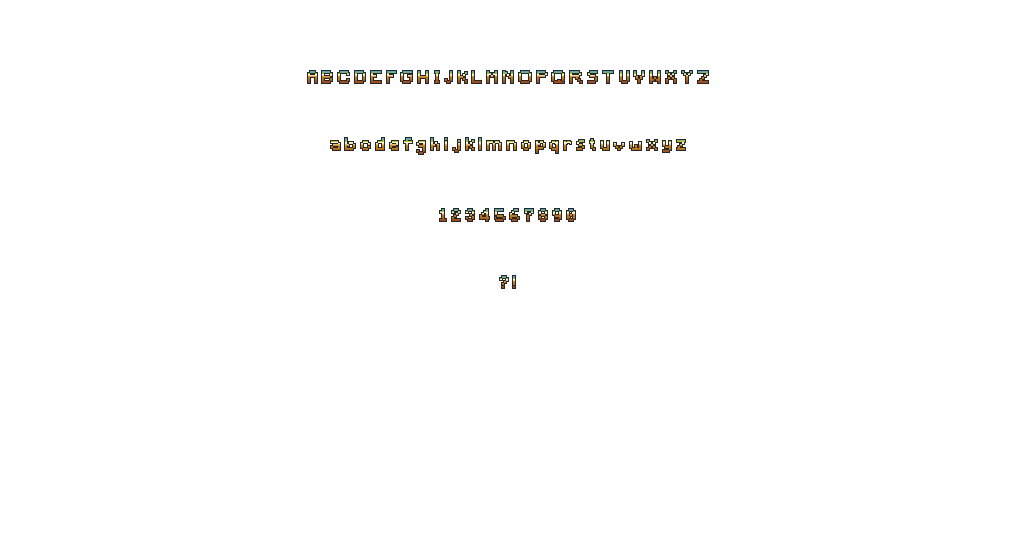
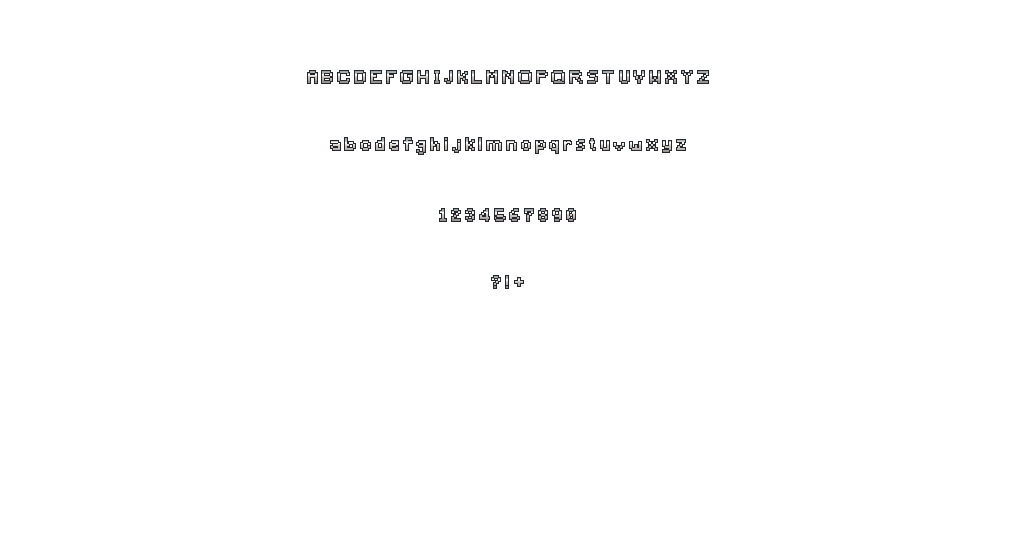
Before/after of a 1015px x 540px layered artwork. What changed in the layer stack:
added group "UI Font New" with 6 layers above "UI Font" over [308, 71, 708, 289]
added group "Font" (2nd of 3, in "UI Font New") with 5 layers in group "UI Font New" over [308, 71, 708, 289]
added layer "?!+" in group "Font" over [492, 276, 523, 288]
added layer "1234567890" (2nd of 3, in "UI Font New" › "Font") in group "Font" over [440, 209, 575, 221]
added layer "abcdefghijklmnopqrstuvwxyz" (2nd of 3, in "UI Font New" › "Font") in group "Font" over [331, 138, 685, 154]
added layer "ABCDEFGHIJKLMNOPQRSTUVWXYZ" (2nd of 3, in "UI Font New" › "Font") in group "Font" over [308, 71, 708, 83]
added layer "Strock" (2nd of 3, in "UI Font New" › "Font") in group "Font" over [308, 71, 708, 289]
hid group "UI Font" (6 layers) over [308, 71, 708, 289]
